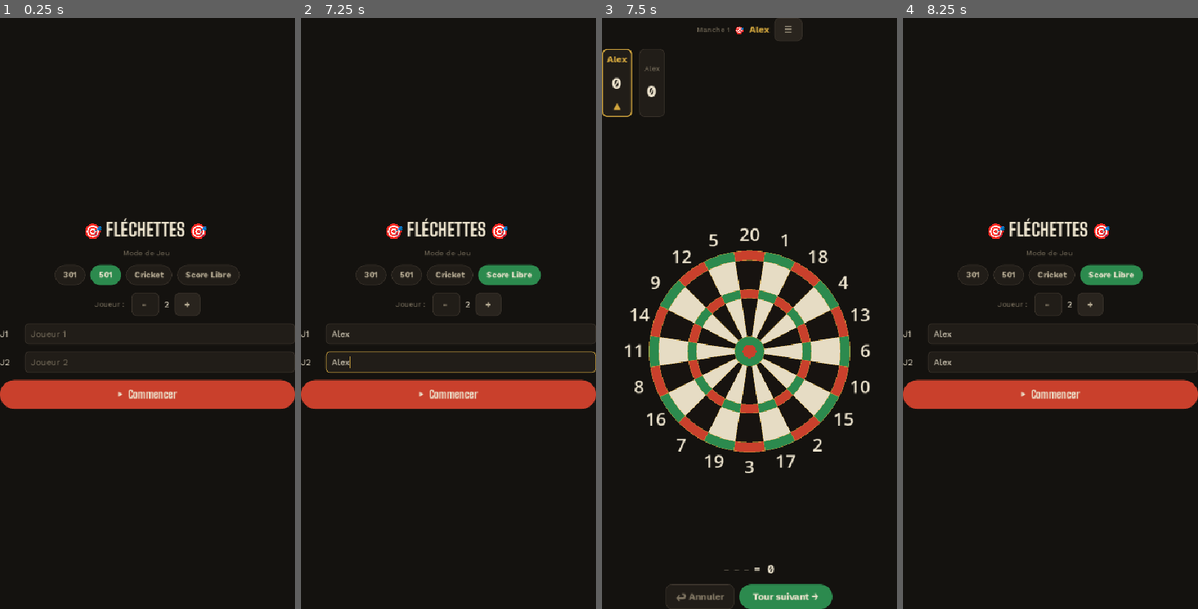
Above: before the commit, frames 1-4 (left to right).
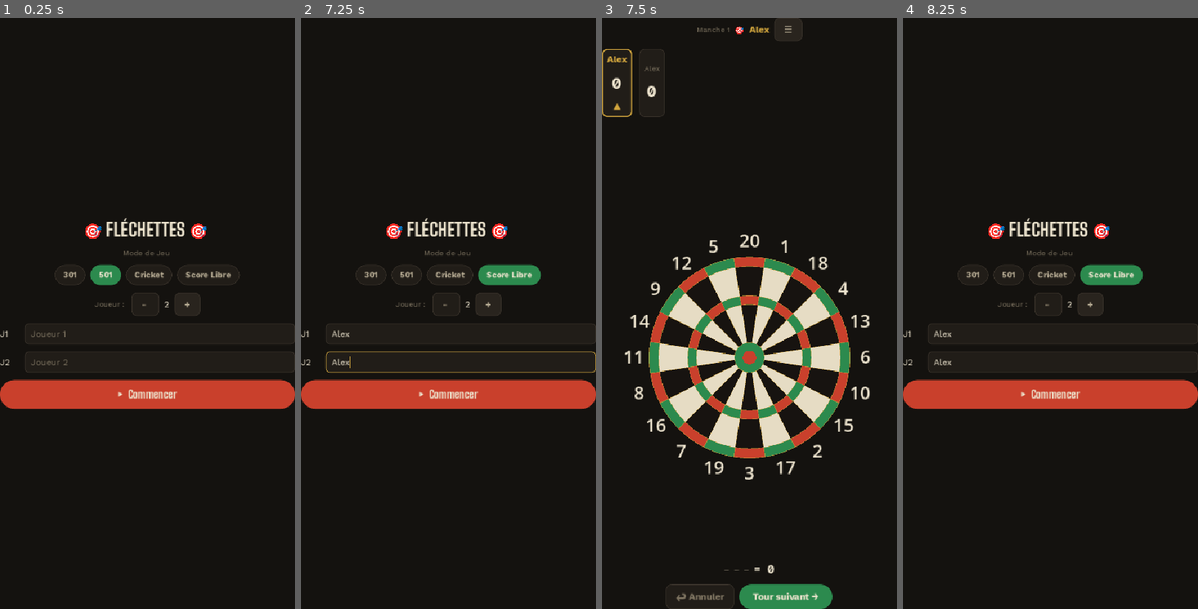
Above: after the commit, the same moments.

Repository: hugewilfried-hub/flechepointe
Game: Godot game, scene res://scenes/MainMenu.tscn
Same seed, same stepped clock (60 frames per second), same inputs: the game is played once before the commit and once after it.
Inputs (mouse positions are in pixels of both pictures, inside the frame that each line leads up to):
- Up to frame 1 (0.25 s): no input
- Up to frame 2 (7.25 s): click (460, 331) at 0.52 s; type "Alex" at 0.6 s; click (460, 360) at 0.75 s; type "Alex" at 0.83 s; click "301" at 1.25 s; click "501" at 2 s; click "Cricket" at 2.75 s; click "Score Libre" at 3.5 s; click "+" at 4.25 s; click (460, 319) at 5.02 s; type "Alex" at 5.1 s; click (460, 348) at 5.25 s; type "Alex" at 5.33 s; click (460, 378) at 5.48 s; type "Alex" at 5.57 s; click "-" at 5.75 s; click (460, 331) at 6.52 s; type "Alex" at 6.6 s; click (460, 360) at 6.75 s; type "Alex" at 6.83 s
- Up to frame 3 (7.5 s): click "▶ Commencer" at 7.25 s
- Up to frame 4 (8.25 s): click "☰" at 8 s

Frames 1-2 are identical in both runs. In frame 3, 11% of the frame differs, in the area x 7-91%, y 35-79%; in frame 4, nothing differs.

Commit message:
Projet Final avec une affichage claire et simple fonctionnel

Diff:
--- a/scenes/Game.tscn
+++ b/scenes/Game.tscn
@@ -38,7 +38,7 @@
 text = "☰"
 
 [node name="score_panel" parent="VBoxContainer" unique_id=1632028249 instance=ExtResource("2_78awf")]
-custom_minimum_size = Vector2(0, 150)
+custom_minimum_size = Vector2(0, 170)
 layout_mode = 2
 
 [node name="dartboard" parent="VBoxContainer" unique_id=1513149278 instance=ExtResource("3_s0nni")]
Not shown, added: assets/fonts/BigShoulders-Bold.ttf.import
Not shown, added: assets/fonts/RedHatMono-Bold.ttf.import
Not shown, added: assets/fonts/RedHatMono-Regular.ttf.import
Not shown, added: assets/fonts/WorkSans-Bold.ttf.import
Not shown, added: assets/fonts/WorkSans-Regular.ttf.import
Not shown: 1 places in scenes/Game.tscn that only renumber resources
